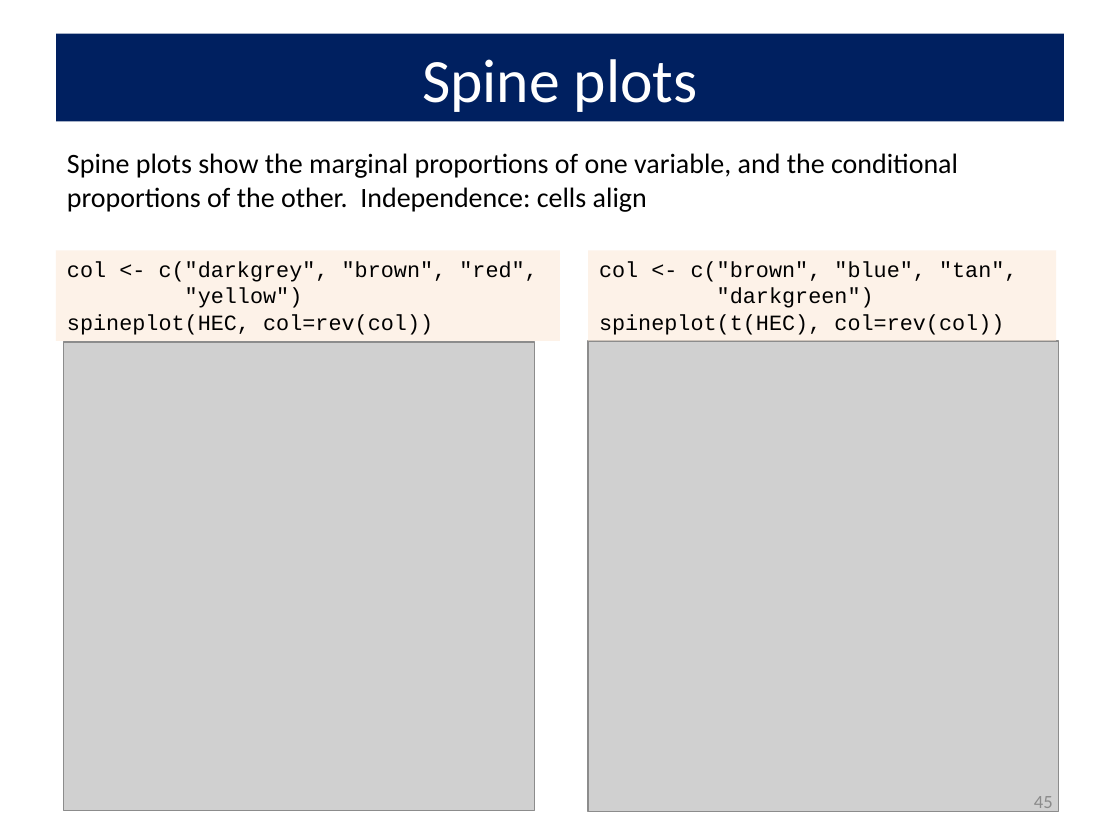
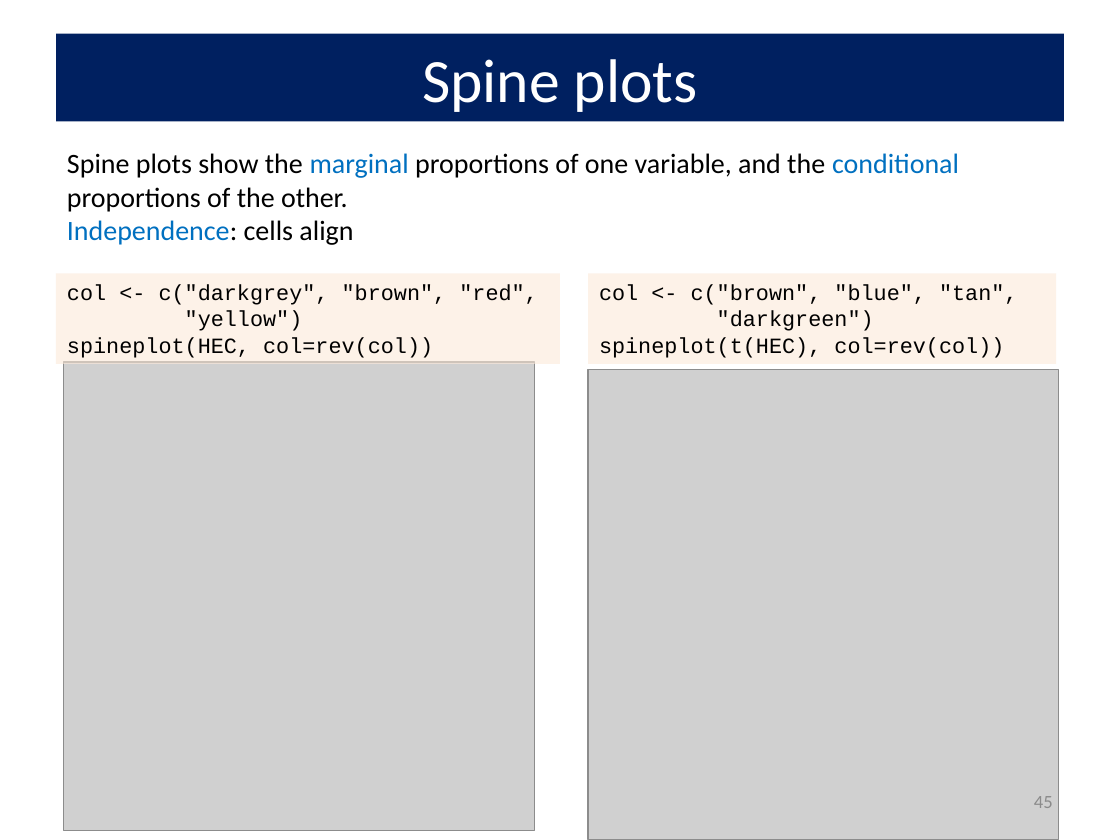
Before and after one commit to friendly/psy6136, a slide deck: slide 45 of docs/lectures/03-Twoway1.pptx. Drawn at 1120x840 pixels with LibreOffice and Linux fonts; fonts in the diff are those of the drawing; grey boxes stand for pictures. Boxes give left, top, right and bottom in pixels: in the first picture for what was removed or moved away, otherwise in the second. Text is boxed around its words. In the diff, an @@ line names an element or a change of style, - is before the commit and + after.

```diff
--- a/docs/lectures/03-Twoway1.pptx
+++ b/docs/lectures/03-Twoway1.pptx
@@ text at bbox=[67, 153, 959, 245]: text changed @@
-Spine plots show the marginal proportions of one variable, and the conditional proportions of the other. Independence: cells align
+Spine plots show the marginal proportions of one variable, and the conditional proportions of the other.
+Independence: cells align
@@ 2 rectangles, 1 picture: place and size @@
-2 rectangles, 1 picture at bbox=[56, 251, 1056, 810]
+2 rectangles, 1 picture at bbox=[56, 273, 1056, 830]
@@ picture: place and size @@
-picture at bbox=[588, 342, 1058, 812]
+picture at bbox=[588, 370, 1058, 840]
```
Also in this commit, not shown: 7 other slides changed, 1 slide removed, 15 other files.
